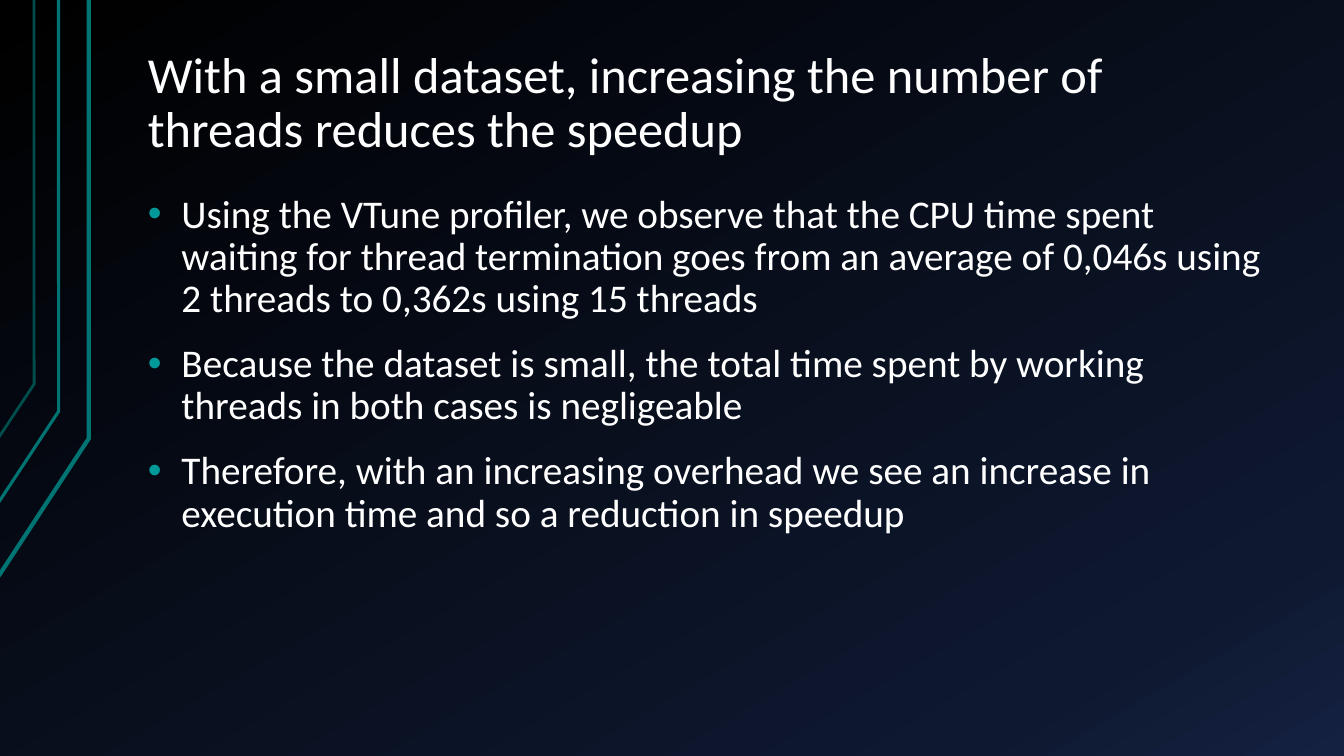
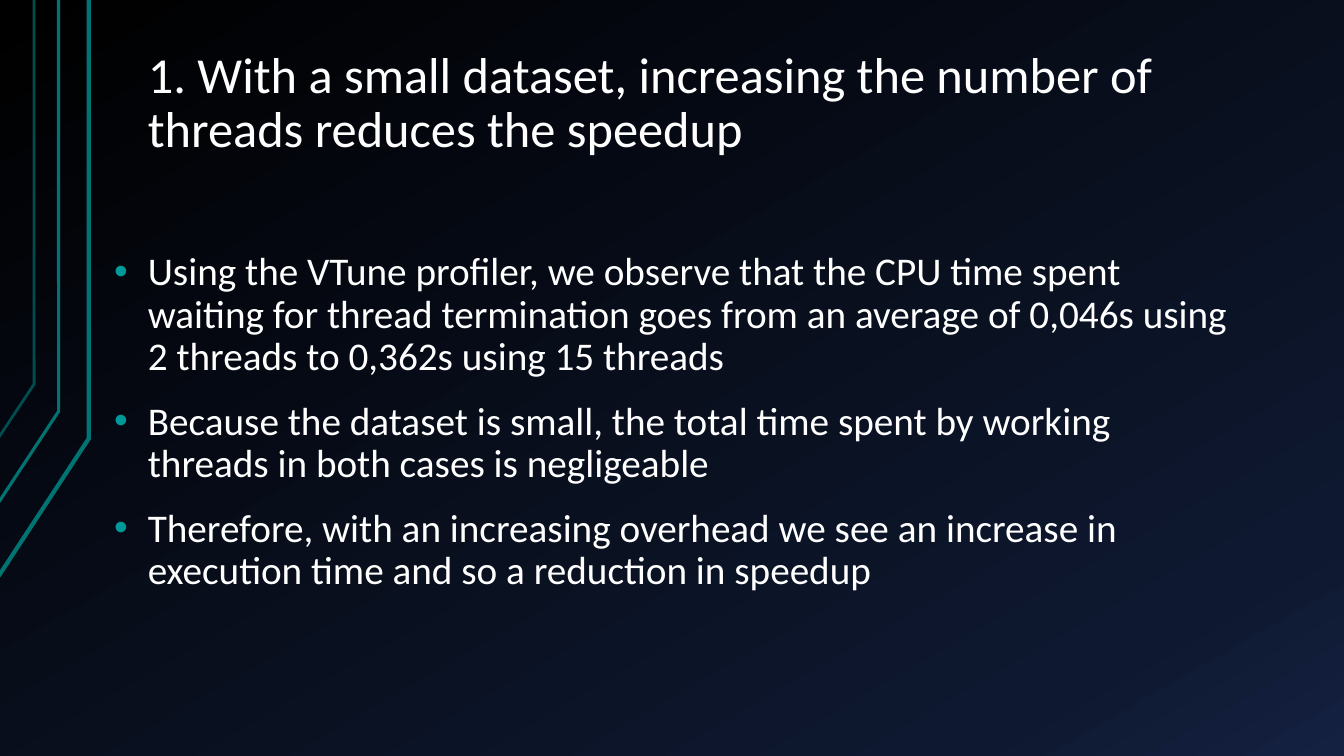
Before and after one commit to glmquint/K-Means-local, a slide deck: slide 7 of documentazione/presentazione.pptx (slide 8 before the commit). Drawn at 1344x756 pixels with LibreOffice and Linux fonts; fonts in the diff are those of the drawing. Boxes give left, top, right and bottom in pixels: in the first picture for what was removed or moved away, otherwise in the second. Text is boxed around its words. In the diff, an @@ line names an element or a change of style, - is before the commit and + after.

```diff
--- a/documentazione/presentazione.pptx
+++ b/documentazione/presentazione.pptx
@@ title at (x1=148, y1=58, x2=1152, y2=155): text changed @@
-With a small dataset, increasing the number of threads reduces the speedup
+1. With a small dataset, increasing the number of threads reduces the speedup
@@ text "Using the VTune profiler, we ..." moved from (x1=181, y1=200, x2=1260, y2=534) to (x1=148, y1=257, x2=1227, y2=591) @@
@@ text "Using the VTune profiler, we ..." at (x1=148, y1=257, x2=1227, y2=591): vertical alignment top to middle @@
```
Also in this commit, not shown: 2 other slides changed, 8 slides added, 3 slides removed, 6 other files.
